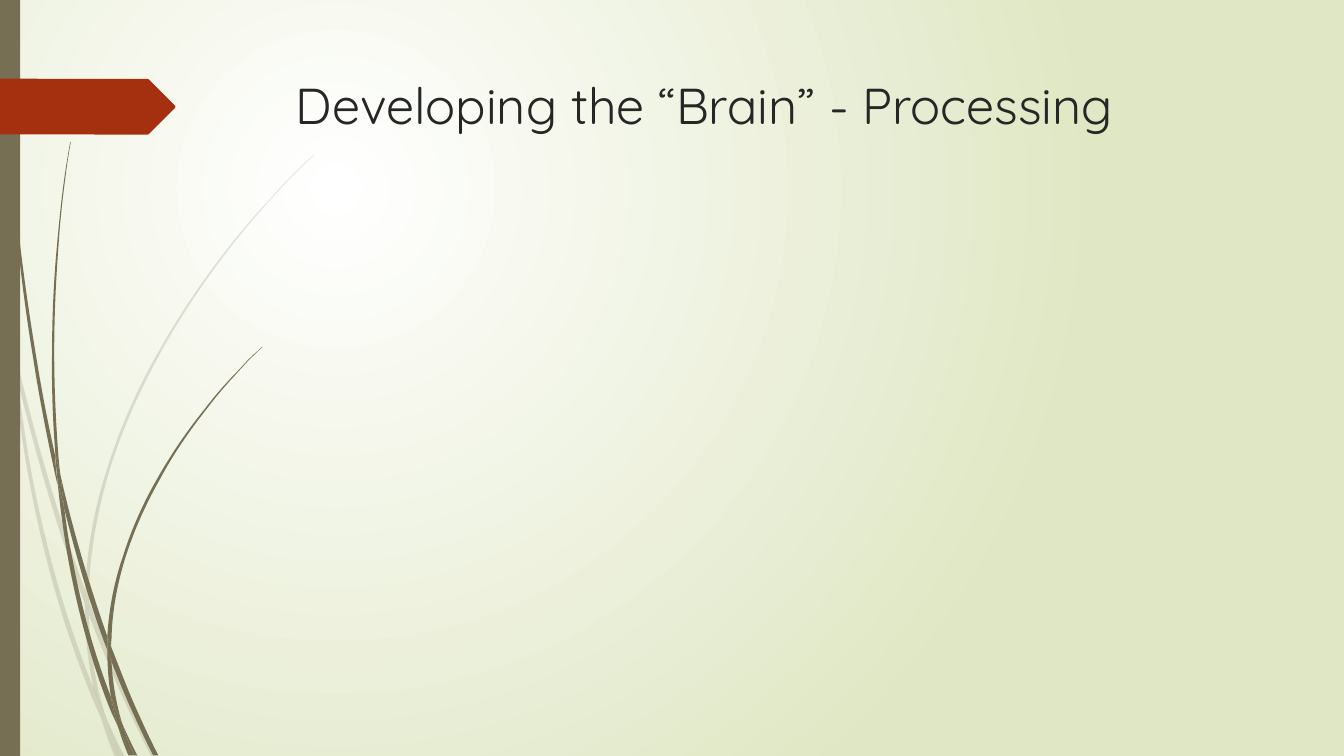
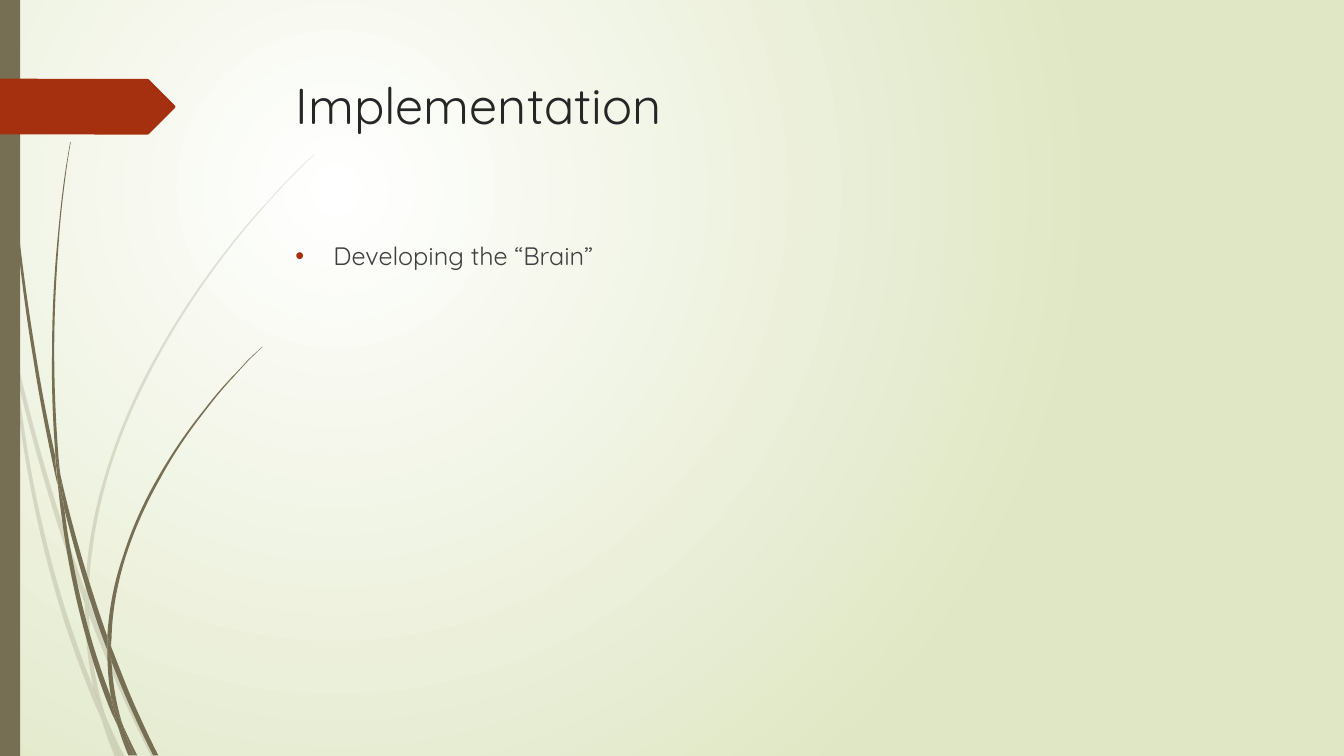
Before and after one commit to tglasser15/NLP_AI, a slide deck: slide 6 of Natural Language Processing.pptx. Drawn at 1344x756 pixels with LibreOffice and Linux fonts; fonts in the diff are those of the drawing. Boxes give left, top, right and bottom in pixels: in the first picture for what was removed or moved away, otherwise in the second. Text is boxed around its words. In the diff, an @@ line names an element or a change of style, - is before the commit and + after.

```diff
--- a/Natural Language Processing.pptx
+++ b/Natural Language Processing.pptx
@@ title at (296,86,662,134): text changed @@
-Developing the “Brain” - Processing
+Implementation
@@ text added at (333,246,593,270), 18 pt, text #404040 @@
+• Developing the “Brain”
```
Also in this commit, not shown: 4 other slides changed, 1 other file.
